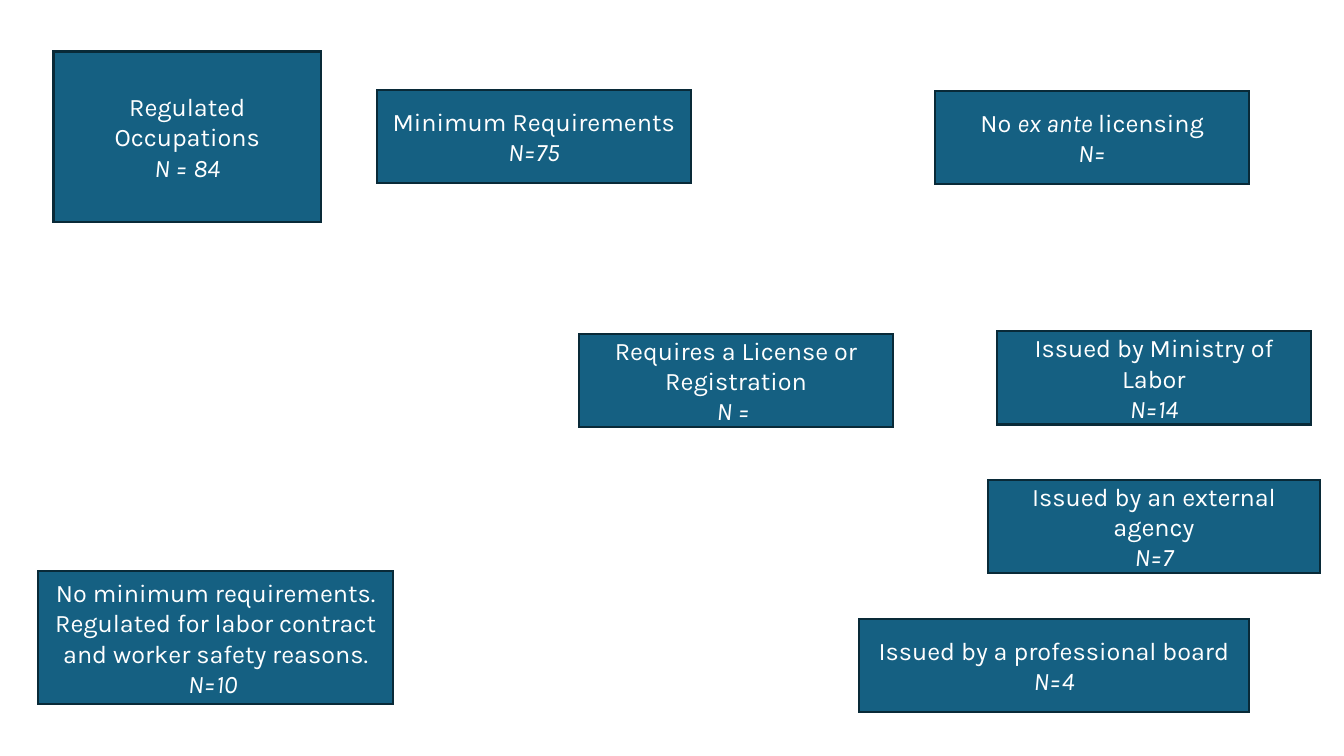
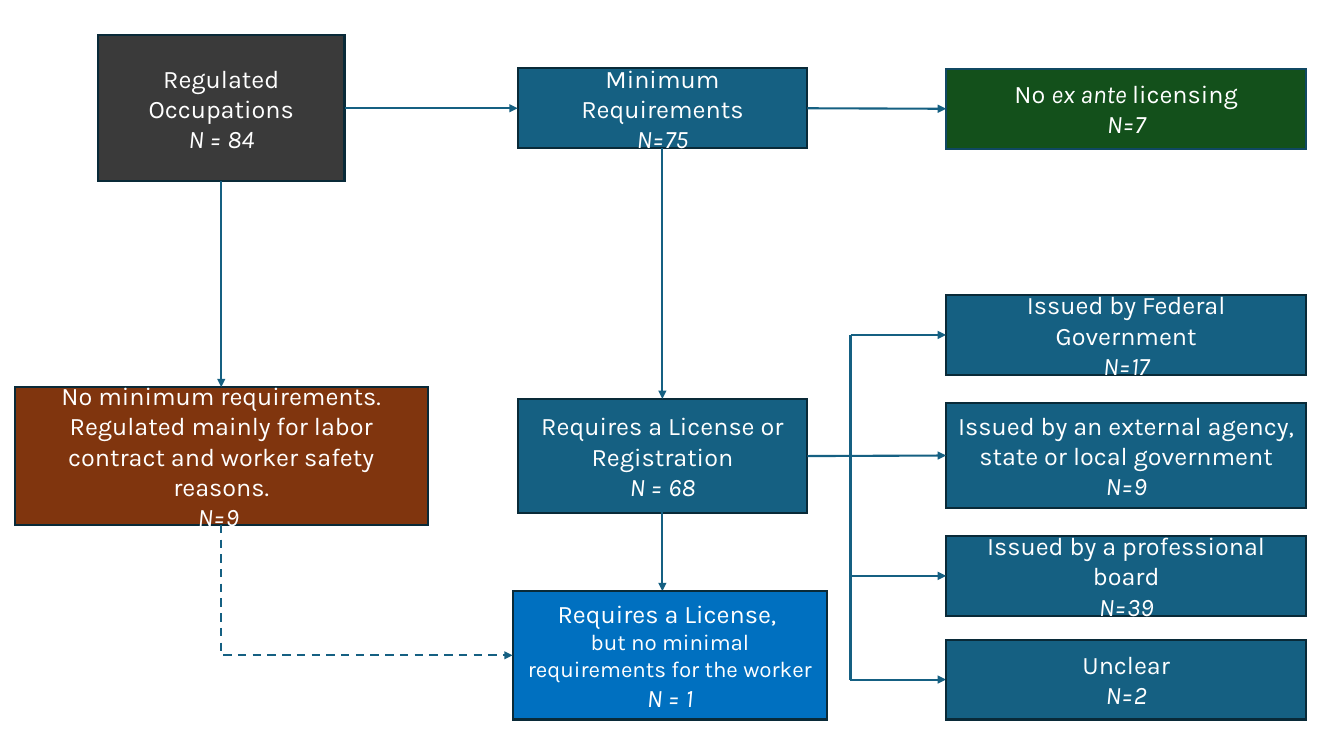
Before and after one commit to jpmvbastos/OccupationalLicensingBR, a slide deck: slide 1 of Data/Distribution of Regulation.pptx. Drawn at 1344x756 pixels with LibreOffice and Linux fonts; fonts in the diff are those of the drawing. Boxes give left, top, right and bottom in pixels: in the first picture for what was removed or moved away, otherwise in the second. Text is boxed around its words. In the diff, an @@ line names an element or a change of style, - is before the commit and + after.

```diff
--- a/Data/Distribution of Regulation.pptx
+++ b/Data/Distribution of Regulation.pptx
@@ rectangle "Regulated Occupations": place and size @@
-rectangle "Regulated Occupations" at (53,51,321,222)
+rectangle "Regulated Occupations" at (98,35,345,181)
@@ rectangle "Regulated Occupations" at (98,35,345,181): fill #156082 to #3A3A3A @@
@@ rectangle "Minimum Requirements": place and size @@
-rectangle "Minimum Requirements" at (377,90,691,182)
+rectangle "Minimum Requirements" at (518,69,808,148)
@@ rectangle "No ex ante licensing": place and size @@
-rectangle "No ex ante licensing" at (936,91,1249,184)
+rectangle "No ex ante licensing" at (947,69,1307,148)
@@ rectangle "No ex ante licensing" at (947,69,1307,148): fill #156082 to #13501B; outline #092A39 1.5 pt to #104862 1.5 pt @@
@@ arrow added from (345, 108) to (518, 108), #156082 1.5 pt @@
@@ arrow added from (808, 108) to (947, 109), #156082 1.5 pt @@
@@ text in rectangle at (1107,117,1146,133): text changed @@
-N=
+N=7
@@ arrow added from (662, 148) to (662, 399), #156082 1.5 pt @@
@@ arrow added from (222, 181) to (222, 387), #156082 1.5 pt @@
@@ rectangle "Issued by Federal Government": place and size @@
-rectangle "Issued by Federal Government" at (997,332,1311,424)
+rectangle "Issued by Federal Government" at (947,295,1307,375)
@@ text in rectangle at (1027,292,1225,381): text changed @@
-Issued by Ministry of Labor
-N=14
+Issued by Federal Government
+N=17
@@ line added from (851, 335) to (851, 680), #156082 1.5 pt @@
@@ arrow added from (851, 335) to (947, 335), #156082 1.5 pt @@
@@ rectangle "No minimum requirements. Regulated mainly ...": place and size @@
-rectangle "No minimum requirements. Regulated mainly ..." at (38,572,393,705)
+rectangle "No minimum requirements. Regulated mainly ..." at (15,387,429,525)
@@ rectangle "No minimum requirements. Regulated mainly ..." at (15,387,429,525): fill #156082 to #80350E @@
@@ text in rectangle at (61,383,380,533): text changed @@
-No minimum requirements. Regulated for labor contract and worker safety reasons.
-N=10
+No minimum requirements. Regulated mainly for labor contract and worker safety reasons.
+N=9
@@ rectangle "Requires a License or Registration": place and size @@
-rectangle "Requires a License or Registration" at (580,334,893,426)
+rectangle "Requires a License or Registration" at (518,399,808,513)
@@ rectangle "Issued by an external agency,": place and size @@
-rectangle "Issued by an external agency," at (988,480,1321,573)
+rectangle "Issued by an external agency," at (947,403,1307,507)
@@ text in rectangle at (958,417,1294,496): text changed @@
-Issued by an external agency
-N=7
+Issued by an external agency,
+state or local government
+N=9
@@ arrow added from (808, 456) to (947, 456), #156082 1.5 pt @@
@@ text in rectangle at (630,480,695,497): text changed @@
-N =
+N = 68
@@ arrow added from (662, 500) to (662, 591), #156082 1.5 pt @@
@@ elbow arrow added from (222, 525) to (513, 655), #156082 1.5 pt dashed @@
@@ rectangle "Issued by a professional board": place and size @@
-rectangle "Issued by a professional board" at (859,619,1249,712)
+rectangle "Issued by a professional board" at (947,536,1307,616)
@@ rectangle added at (513,591,828,719), fill #0070C0, outline #092A39 1.5 pt, 16 pt, text #FFFFFF @@
+Requires a License,
+but no minimal requirements for the worker
+N = 1
@@ arrow added from (850, 576) to (947, 576), #156082 1.5 pt @@
@@ text in rectangle at (1099,600,1154,622): text changed @@
-N=4
+N=39
@@ rectangle added at (947,640,1307,720), fill #156082, outline #092A39 1.5 pt, 18 pt, text #FFFFFF @@
+Unclear
+N=2
@@ arrow added from (850, 680) to (947, 680), #156082 1.5 pt @@
```
Also in this commit, not shown: 34 other files.
